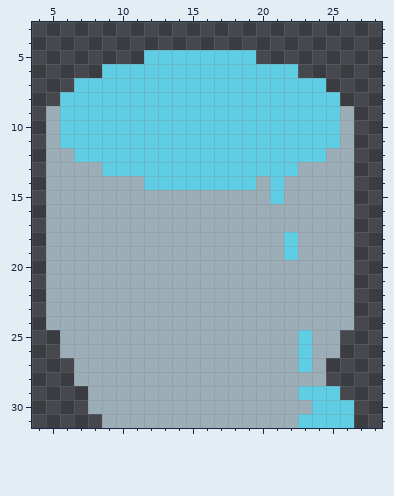
Two versions of one pixel-art sprite, Assets/Resource/WaterBucket.png. The picture above is the old version.
The file is 32x32 pixels. Shown: x 4..28, y 3..31.
After:
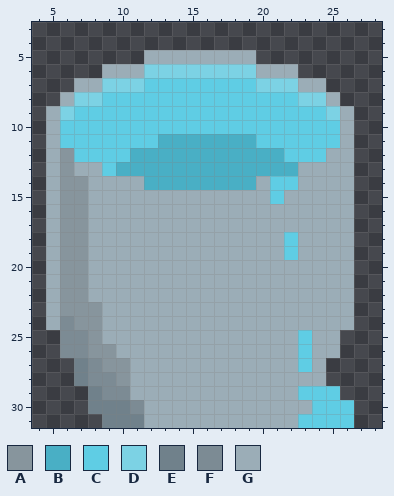
Palette (. is transparent): A #87959d  B #49afc5  C #5fcde4  D #7cd2e4  E #70818b  F #7c8b94  G #9badb7
The exact change:
@@ x 4..28 @@
  4 .........................
- 5 ........CCCCCCCC.........
- 6 .....CCCCCCCCCCCCCC......
- 7 ...CCCCCCCCCCCCCCCCCC....
- 8 ..CCCCCCCCCCCCCCCCCCCC...
- 9 .GCCCCCCCCCCCCCCCCCCCCG..
+ 5 ........GGGGGGGG.........
+ 6 .....GGGDDDDDDDDGGG......
+ 7 ...GGDDDCCCCCCCCDDDGG....
+ 8 ..GDDCCCCCCCCCCCCCCDDG...
+ 9 .GDCCCCCCCCCCCCCCCCCCDG..
 10 .GCCCCCCCCCCCCCCCCCCCCG..
-11 .GCCCCCCCCCCCCCCCCCCCCG..
-12 .GGCCCCCCCCCCCCCCCCCCGG..
-13 .GGGGCCCCCCCCCCCCCCGGGG..
-14 .GGGGGGGCCCCCCCCGCGGGGG..
-15 .GGGGGGGGGGGGGGGGCGGGGG..
-16 .GGGGGGGGGGGGGGGGGGGGGG..
-17 .GGGGGGGGGGGGGGGGGGGGGG..
-18 .GGGGGGGGGGGGGGGGGCGGGG..
-19 .GGGGGGGGGGGGGGGGGCGGGG..
-20 .GGGGGGGGGGGGGGGGGGGGGG..
-21 .GGGGGGGGGGGGGGGGGGGGGG..
-22 .GGGGGGGGGGGGGGGGGGGGGG..
-23 .GGGGGGGGGGGGGGGGGGGGGG..
-24 .GGGGGGGGGGGGGGGGGGGGGG..
-25 ..GGGGGGGGGGGGGGGGGCGG...
-26 ..GGGGGGGGGGGGGGGGGCGG...
-27 ...GGGGGGGGGGGGGGGGCG....
-28 ...GGGGGGGGGGGGGGGGGG....
-29 ....GGGGGGGGGGGGGGGCCC...
-30 ....GGGGGGGGGGGGGGGGCCC..
-31 .....GGGGGGGGGGGGGGCCCC..
+11 .GCCCCCCCBBBBBBBCCCCCCG..
+12 .GACCCCBBBBBBBBBBBCCCGG..
+13 .GAGGCBBBBBBBBBBBBBGGGG..
+14 .GAAGGGGBBBBBBBBGCCGGGG..
+15 .GAAGGGGGGGGGGGGGCGGGGG..
+16 .GAAGGGGGGGGGGGGGGGGGGG..
+17 .GAAGGGGGGGGGGGGGGGGGGG..
+18 .GAAGGGGGGGGGGGGGGCGGGG..
+19 .GAAGGGGGGGGGGGGGGCGGGG..
+20 .GAAGGGGGGGGGGGGGGGGGGG..
+21 .GAAGGGGGGGGGGGGGGGGGGG..
+22 .GAAGGGGGGGGGGGGGGGGGGG..
+23 .GAAAGGGGGGGGGGGGGGGGGG..
+24 .GFAAGGGGGGGGGGGGGGGGGG..
+25 ..FFAGGGGGGGGGGGGGGCGG...
+26 ..FFAAGGGGGGGGGGGGGCGG...
+27 ...EFAAGGGGGGGGGGGGCG....
+28 ...EFFAGGGGGGGGGGGGGG....
+29 ....EFFGGGGGGGGGGGGCCC...
+30 ....EEEFGGGGGGGGGGGGCCC..
+31 .....EEEGGGGGGGGGGGCCCC..
Changed places in both pictures, as pixel boxes (x1, y1, x2, y2):
changed: (60, 50, 340, 428)
